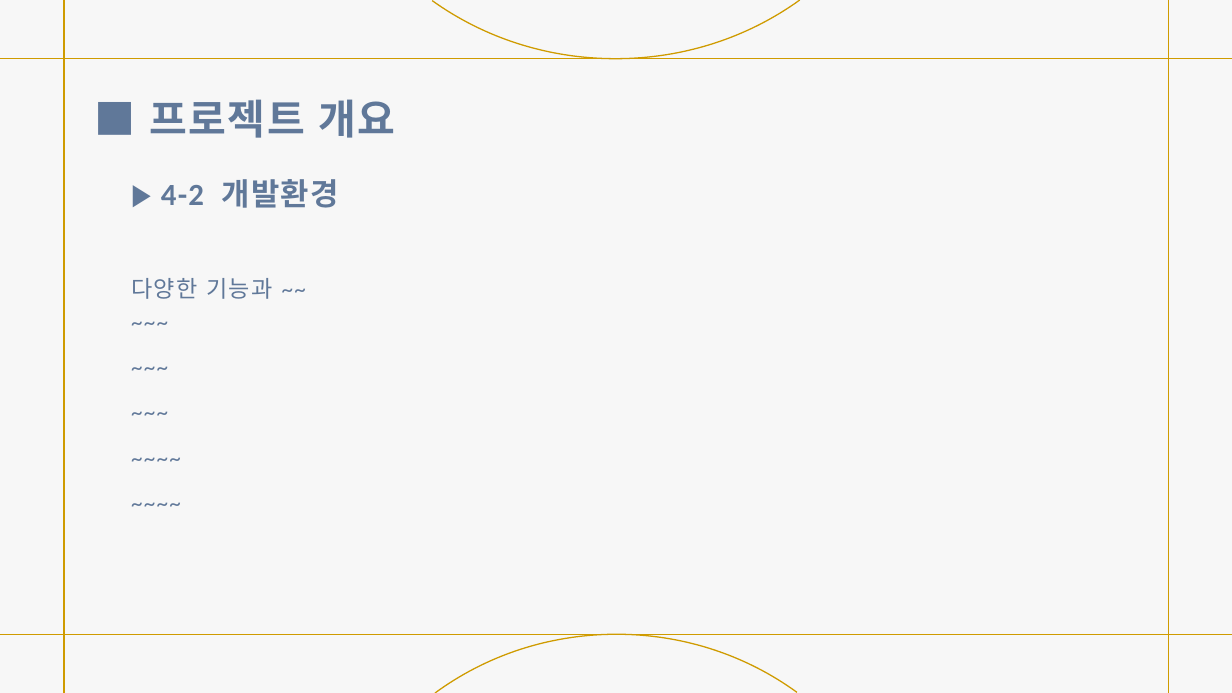
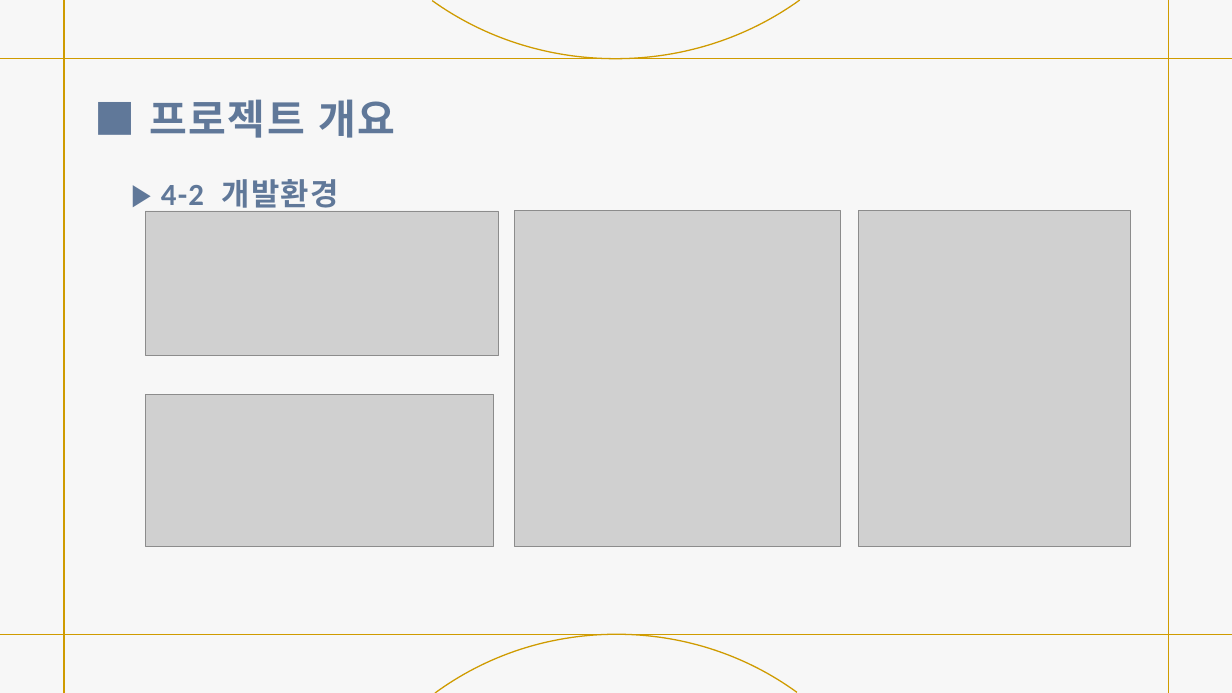
Before and after one commit to JJacking/projectUpdate, a slide deck: slide 17 of 경매 사이트 제작.pptx (slide 10 before the commit). Drawn at 1232x693 pixels with LibreOffice and Linux fonts; fonts in the diff are those of the drawing; grey boxes stand for pictures. Boxes give left, top, right and bottom in pixels: in the first picture for what was removed or moved away, otherwise in the second. Text is boxed around its words. In the diff, an @@ line names an element or a change of style, - is before the commit and + after.

Commit message:
update
update

```diff
--- a/경매 사이트 제작.pptx
+++ b/경매 사이트 제작.pptx
@@ picture added at bbox=[145, 211, 498, 355] @@
@@ picture added at bbox=[515, 211, 841, 546] @@
@@ picture added at bbox=[859, 211, 1130, 546] @@
@@ text at bbox=[131, 278, 272, 299]: paragraphs removed @@
-다양한 기능과 ~~
-~~~
-~~~
-~~~
-~~~~
-~~~~
@@ picture added at bbox=[145, 395, 494, 546] @@
```
Also in this commit, not shown: 9 other slides changed, 7 slides added.
